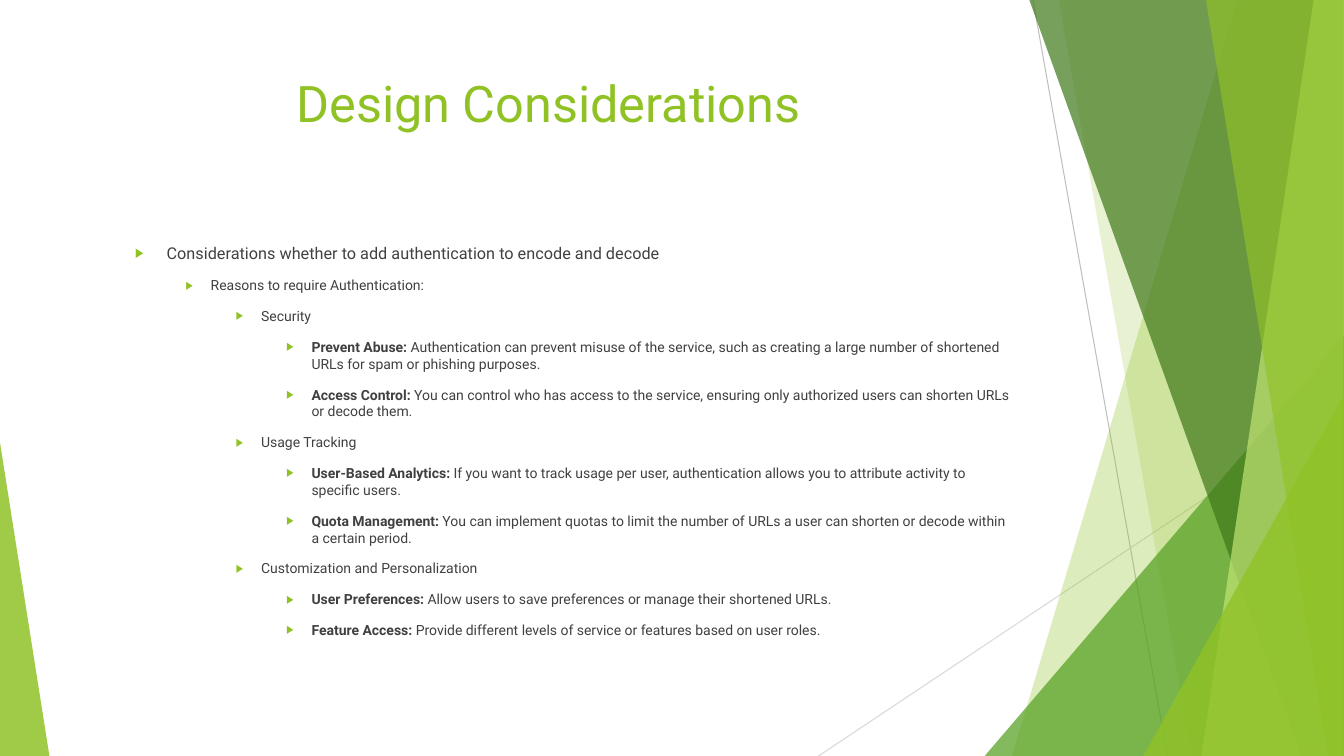
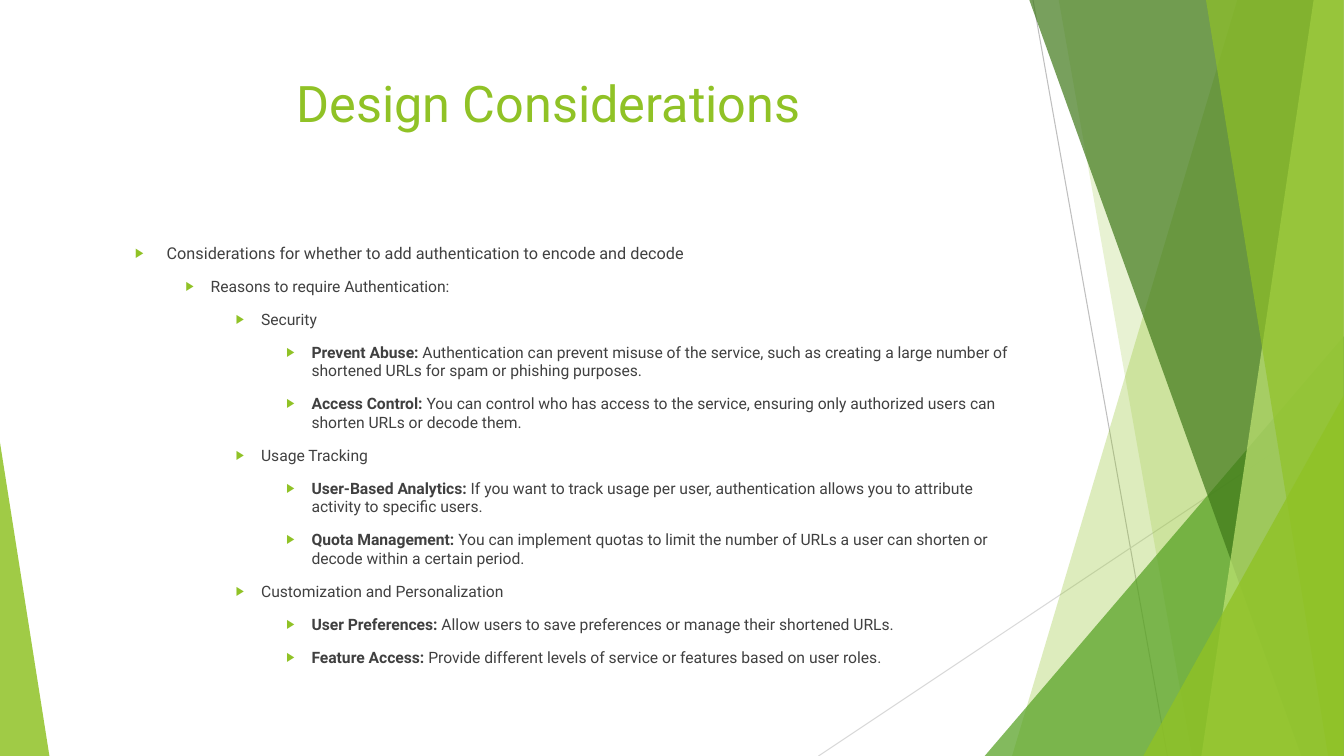
Before and after one commit to bliu1972/URL-shortening, a slide deck: slide 17 of URL Shortener.pptx. Drawn at 1344x756 pixels with LibreOffice and Linux fonts; fonts in the diff are those of the drawing. Boxes give left, top, right and bottom in pixels: in the first picture for what was removed or moved away, otherwise in the second. Text is boxed around its words. In the diff, an @@ line names an element or a change of style, - is before the commit and + after.

```diff
--- a/URL Shortener.pptx
+++ b/URL Shortener.pptx
@@ text at box(167, 246, 683, 259): text changed @@
-  ▶ Considerations whether to add authentication to encode and decode
+  ▶ Considerations for whether to add authentication to encode and decode
@@ text at box(211, 280, 1007, 663): size 10 to 11.2 pt @@
```
Also in this commit, not shown: 8 other slides changed, 3 slides added, 3 other files.
